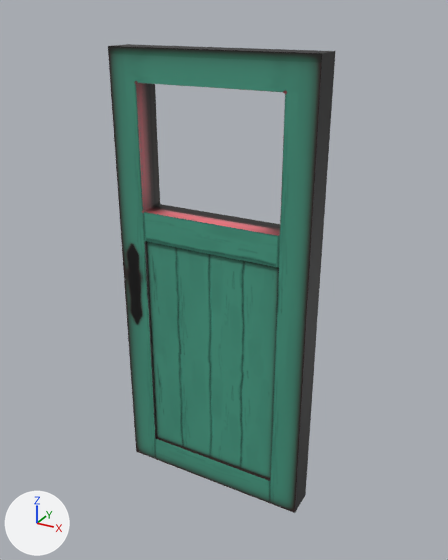
A saved change to the glTF model assets/models/Door.glb.
One viewpoint serves both versions: a camera (50 mm lens) standing at (1.22, -2.16, 2.14) and looking at (0.02, 0.03, 1.04). Lighting does not change. The marker at lower left points along +X, +Y and +Z. The picture after the commit comes second. Where no turn or scale is listed for an object, it has been applied to the vertices.

The first picture shows 'door'.
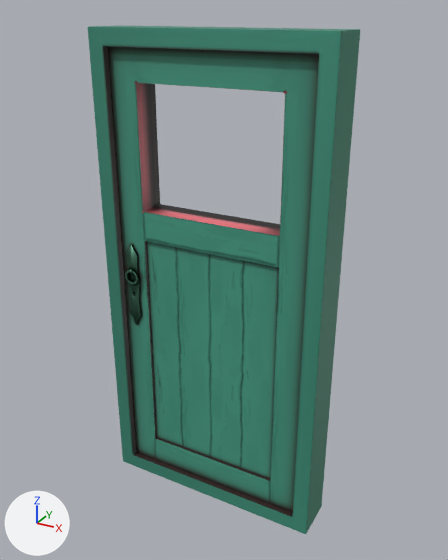
Commit message: door again

Scene script edits in JSON lines:
```json
{"op": "add", "block": "img_knob_texture", "code": ["img_knob_texture = load_image('knob_texture', '_unpacked/knob_texture', 1024, 1024, 'sRGB')"]}
{"op": "add", "block": "mat_metal_material", "code": ["mat_metal_material = principled_material('metal_material')", "mat_metal_material.texture = img_knob_texture", "mat_metal_material.metallic = 0.8"]}
{"op": "add", "block": "me_cube_005", "code": ["me_cube_005 = bpy.data.meshes.new('Cube.005')", "me_cube_005.from_pydata(...)  # 213 vertices, 422 faces; spans x -1.935..-1.865, y -0.151..-0.124, z 1.12..1.525", "me_cube_005.materials.append(mat_metal_material)  # picture img_knob_texture"]}
{"op": "add", "block": "me_cube_003", "code": ["me_cube_003 = bpy.data.meshes.new('Cube.003')", "me_cube_003.from_pydata(...)  # 16 vertices, 32 faces; spans x -0.52..0.52, y -0.1..0.1, z -0.07..2.07", "me_cube_003.materials.append(mat_door_wood_material)  # picture img_door_wood_material"]}
{"op": "add", "block": "ob_knob", "code": ["ob_knob = bpy.data.objects.new('knob', me_cube_005)", "ob_knob.location = (1.51, 0.053, -0.35)"]}
{"op": "add", "block": "ob_frame", "code": ["ob_frame = bpy.data.objects.new('frame', me_cube_003)", "ob_frame.location = (0.0, 0.0, 0.0)"]}
```

What differs and where, as boxes (x1, y1, x2, y2) in the pictures (448 x 560 px):
```json
{"object": "frame", "change": "added", "after": [88, 25, 360, 534], "on screen": "green"}
{"object": "knob", "change": "added", "after": [125, 244, 142, 325], "on screen": "green"}
```
